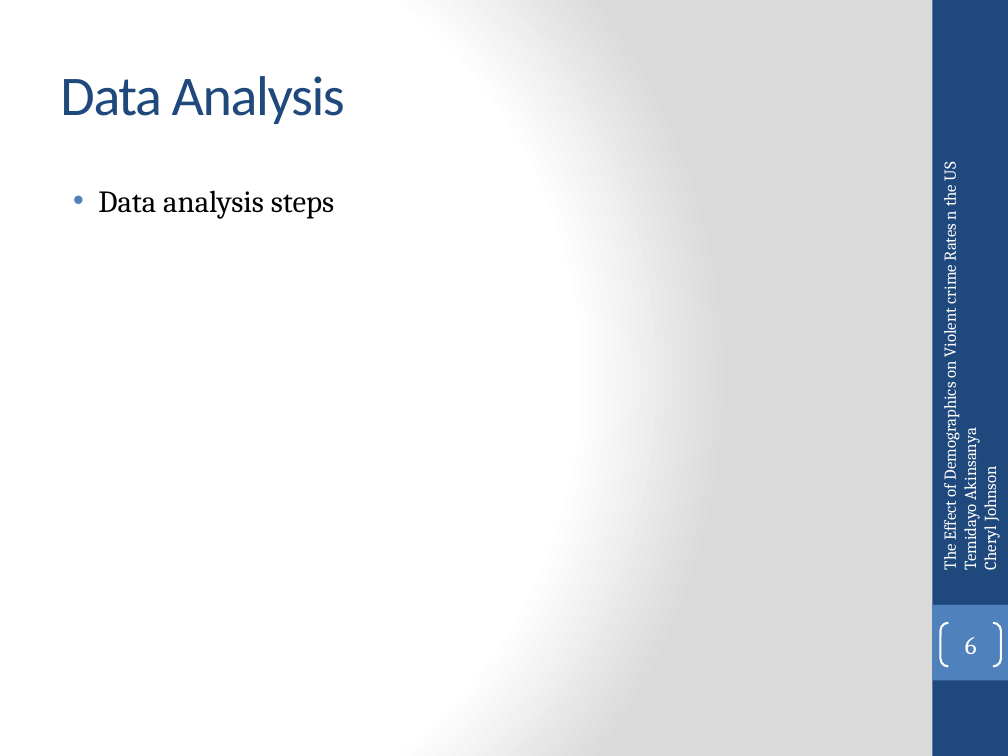
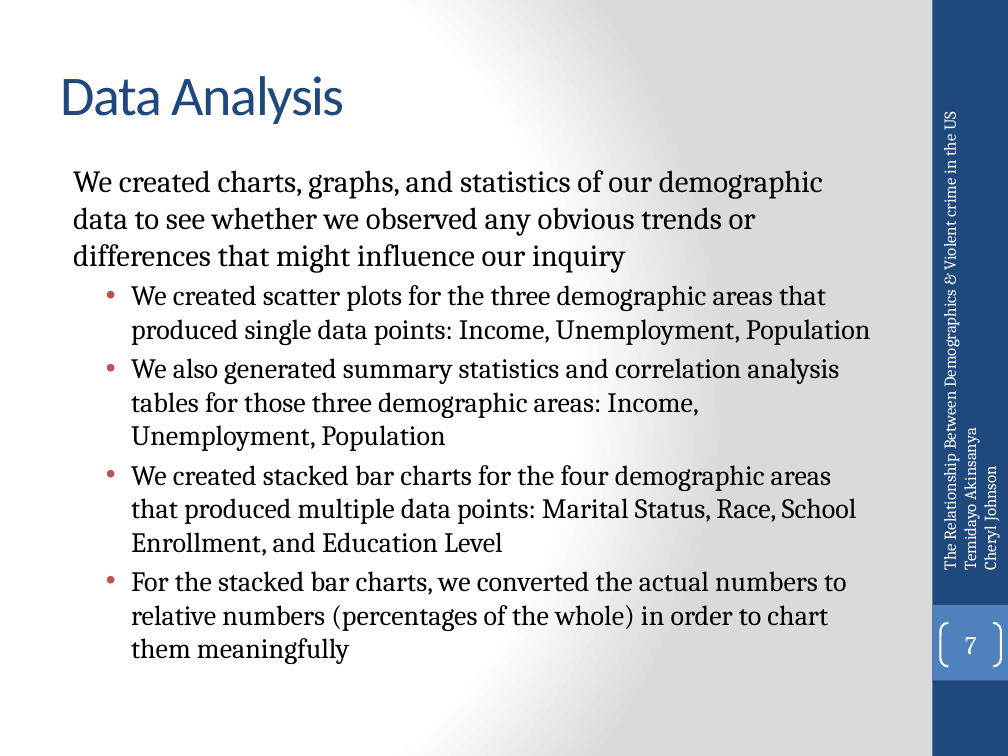
Before and after one commit to temidayo1234/National_ViolentCrime_Analysis, a slide deck: slide 7 of Data Analytics Bootcamp Project 1.pptx (slide 6 before the commit). Drawn at 1008x756 pixels with LibreOffice and Linux fonts; fonts in the diff are those of the drawing. Boxes give left, top, right and bottom in pixels: in the first picture for what was removed or moved away, otherwise in the second. Text is boxed around its words. In the diff, an @@ line names an element or a change of style, - is before the commit and + after.

```diff
--- a/Data Analytics Bootcamp Project 1.pptx
+++ b/Data Analytics Bootcamp Project 1.pptx
@@ text "The Relationship Between Demographics & ...": place and size @@
-text "The Relationship Between Demographics & ..." at (938, 163, 1001, 570)
+text "The Relationship Between Demographics & ..." at (938, 113, 1001, 570)
@@ text at (938, 113, 960, 570): text changed @@
-The Effect of Demographics on Violent crime Rates n the US
+The Relationship Between Demographics & Violent crime in the US
@@ text at (73, 170, 871, 664): text changed; size 22 to 20 pt @@
-• Data analysis steps
+We created charts, graphs, and statistics of our demographic data to see whether we observed any obvious trends or differences that might influence our inquiry
+  • We created scatter plots for the three demographic areas that produced single data points: Income, Unemployment, Population
+  • We also generated summary statistics and correlation analysis tables for those three demographic areas: Income, Unemployment, Population
+  • We created stacked bar charts for the four demographic areas that produced multiple data points: Marital Status, Race, School Enrollment, and Education Level
+  • For the stacked bar charts, we converted the actual numbers to relative numbers (percentages of the whole) in order to chart them meaningfully
@@ page number at (965, 637, 977, 654): text changed @@
-6
+7
```
Also in this commit, not shown: 10 other slides changed, 7 slides added.
